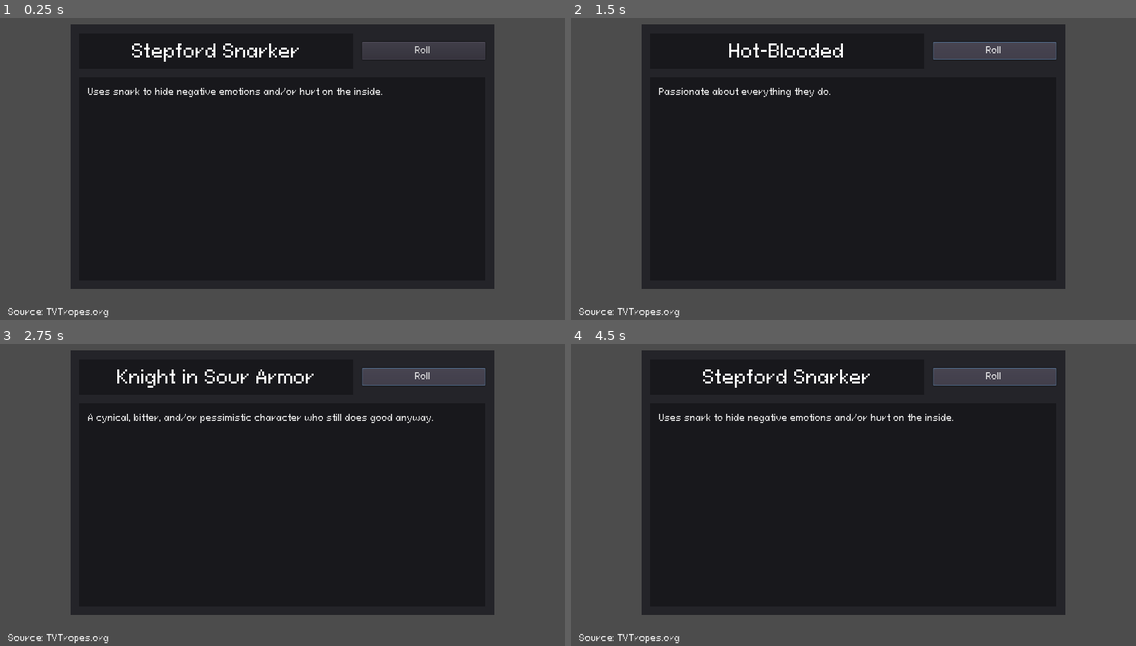
Above: before the commit, frames 1-4 (two rows, left to right).
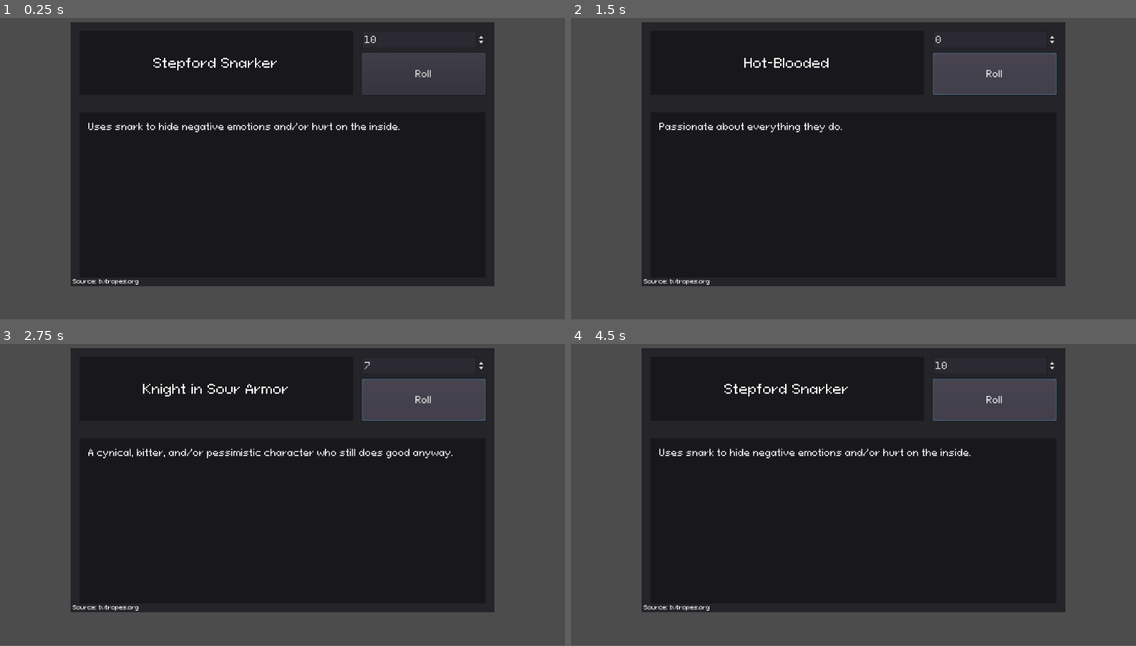
Above: after the commit, the same moments.

Repository: Toy-Sparker/trope_generator_thing
Game: Godot game, scene res://Scenes/SceneHandler.tscn
Same seed, same stepped clock (60 frames per second), same inputs: the game is played once before the commit and once after it.
Inputs:
- Up to frame 1 (0.25 s): no input
- Up to frame 2 (1.5 s): click "Roll" at 0.5 s; click "Roll" at 1.25 s
- Up to frame 3 (2.75 s): click "Roll" at 2 s
- Up to frame 4 (4.5 s): tap Enter at 2.75, 4.25 s; tap Space at 3.5 s
In our replay, the window is 800x469 before the commit and 800x468 after it. These sizes can differ from the game's own. Grey fills any space a smaller window leaves; there, only what the larger window draws over its background counts as a difference.

The runs differ from the first frame. In frame 1, 6.3% of the frame differs, in the area x 1-88%, y 1-100%; in frame 2, 6.2%; in frame 3, 6.9%; in frame 4, 6.7%.

Commit message:
Commit #5 (01/01/2023) - Fixed squashed and can't read problem
- On a phone, it was near impossible to read anything
- Added a spin box so that you can scroll through the tropes available

Diff:
--- a/Scenes/SceneHandler.tscn
+++ b/Scenes/SceneHandler.tscn
@@ -1,11 +1,17 @@
-[gd_scene load_steps=5 format=2]
+[gd_scene load_steps=6 format=2]
 
 [ext_resource path="res://StyleBoxFlat_Dark.tres" type="StyleBox" id=1]
 [ext_resource path="res://Scripts/TropeHandler.gd" type="Script" id=2]
 [ext_resource path="res://Fonts/PIXELOIDSANS.TTF" type="DynamicFontData" id=3]
 
 [sub_resource type="DynamicFont" id=1]
-size = 32
+size = 24
+outline_size = 1
+outline_color = Color( 0, 0, 0, 1 )
+font_data = ExtResource( 3 )
+
+[sub_resource type="DynamicFont" id=2]
+size = 11
 font_data = ExtResource( 3 )
 
 [node name="SceneHandler" type="Node2D"]
@@ -13,51 +19,66 @@
 [node name="TropeHandler" type="Node2D" parent="."]
 script = ExtResource( 2 )
 
-[node name="UI" type="Control" parent="TropeHandler"]
-margin_right = 1024.0
-margin_bottom = 600.0
+[node name="UI" type="CanvasLayer" parent="TropeHandler"]
 
 [node name="BasePanel" type="Panel" parent="TropeHandler/UI"]
-anchor_right = 1.0
-anchor_bottom = 1.0
-margin_left = 128.0
-margin_top = 64.0
-margin_right = -128.0
-margin_bottom = -56.0
+anchor_left = 0.125
+anchor_top = 0.1
+anchor_right = 0.875
+anchor_bottom = 0.9
+margin_right = -6.10352e-05
 
 [node name="Button" type="Button" parent="TropeHandler/UI/BasePanel"]
-margin_left = 528.0
-margin_top = 32.0
-margin_right = 752.0
-margin_bottom = 64.0
+anchor_left = 0.687
+anchor_top = 0.117
+anchor_right = 0.979
+anchor_bottom = 0.275
+margin_left = 0.383972
+margin_top = -0.160004
+margin_right = 0.127991
 text = "Roll"
 
+[node name="SpinBox" type="SpinBox" parent="TropeHandler/UI/BasePanel"]
+anchor_left = 0.687
+anchor_top = 0.033
+anchor_right = 0.979
+anchor_bottom = 0.1
+margin_left = 0.383972
+margin_top = 0.16
+margin_right = 0.127991
+rounded = true
+
 [node name="TropeTitlePanel" type="Panel" parent="TropeHandler/UI/BasePanel"]
-anchor_right = 1.0
-anchor_bottom = 1.0
-margin_left = 16.0
-margin_top = 16.0
-margin_right = -256.0
-margin_bottom = -400.0
+anchor_left = 0.021
+anchor_top = 0.033
+anchor_right = 0.667
+anchor_bottom = 0.275
+margin_left = -0.128002
+margin_top = 0.16
+margin_right = -0.256042
 custom_styles/panel = ExtResource( 1 )
 
 [node name="TropeLabel" type="Label" parent="TropeHandler/UI/BasePanel/TropeTitlePanel"]
-anchor_right = 1.0
+anchor_left = 0.032
+anchor_right = 0.968
 anchor_bottom = 1.0
-margin_left = 16.0
-margin_right = -16.0
+margin_left = 0.127999
+margin_right = -0.128021
 custom_fonts/font = SubResource( 1 )
 text = "Trope"
 align = 1
 valign = 1
+autowrap = true
 
 [node name="TropeDescPanel" type="Panel" parent="TropeHandler/UI/BasePanel"]
-anchor_right = 1.0
-anchor_bottom = 1.0
-margin_left = 16.0
-margin_top = 96.0
-margin_right = -16.0
-margin_bottom = -16.0
+anchor_left = 0.021
+anchor_top = 0.342
+anchor_right = 0.979
+anchor_bottom = 0.967
+margin_left = -0.128002
+margin_top = -0.160004
+margin_right = 0.127991
+margin_bottom = -0.160034
 custom_styles/panel = ExtResource( 1 )
 
 [node name="TropeDescLabel" type="Label" parent="TropeHandler/UI/BasePanel/TropeDescPanel"]
@@ -70,11 +91,16 @@
 text = "Trope Description"
 autowrap = true
 
-[node name="SourceLabel" type="Label" parent="TropeHandler/UI"]
-margin_left = 16.0
-margin_top = 576.0
-margin_right = 384.0
-margin_bottom = 596.0
-text = "Source: TVTropes.org"
+[node name="SourceLabel" type="Label" parent="TropeHandler/UI/BasePanel"]
+anchor_left = 0.005
+anchor_top = 0.967
+anchor_right = 0.161
+anchor_bottom = 1.0
+margin_left = 0.16
+margin_top = -0.160034
+margin_right = 0.35199
+custom_fonts/font = SubResource( 2 )
+text = "Source: tvtropes.org"
 
 [connection signal="pressed" from="TropeHandler/UI/BasePanel/Button" to="TropeHandler" method="_on_Button_pressed"]
+[connection signal="value_changed" from="TropeHandler/UI/BasePanel/SpinBox" to="TropeHandler" method="_on_SpinBox_value_changed"]
--- a/Scripts/TropeHandler.gd
+++ b/Scripts/TropeHandler.gd
@@ -2,25 +2,36 @@
 
 onready var TropeLabel = $UI/BasePanel/TropeTitlePanel/TropeLabel
 onready var TropeDescLabel = $UI/BasePanel/TropeDescPanel/TropeDescLabel
+onready var RollButton = $UI/BasePanel/Button
+onready var TropeBox = $UI/BasePanel/SpinBox
+var tropeDict = TropeLibrary.TropeDict
 var tropeNum = 0
 var randNumGen = RandomNumberGenerator.new()
 
 func _ready():
+	print(tropeDict.size())
+	TropeBox.max_value = tropeDict.size()-1
+
 	roll_trope()
-
-func _process(delta):
-	pass
 
 func _on_Button_pressed():
 	roll_trope()
 
 func roll_trope():
-	var getDict = TropeLibrary.TropeDict
-	var getNumber = randNumGen.randi_range(0, getDict.size()-1)
+	var getNumber = randNumGen.randi_range(0, tropeDict.size()-1)
 
 	while(getNumber == tropeNum):
-		getNumber = randNumGen.randi_range(0, getDict.size()-1)
+		getNumber = randNumGen.randi_range(0, tropeDict.size()-1)
 
 	tropeNum = getNumber
-	TropeLabel.text = getDict.keys()[tropeNum]
-	TropeDescLabel.text = getDict.values()[tropeNum]
+	TropeBox.value = tropeNum
+
+	# Commented out because I realized that the because the value of
+	# -- the trope box is being changed, it triggers the signal anyway.
+	#TropeLabel.text = tropeDict.keys()[tropeNum]
+	#TropeDescLabel.text = tropeDict.values()[tropeNum]
+
+func _on_SpinBox_value_changed(value):
+	tropeNum = value
+	TropeLabel.text = tropeDict.keys()[tropeNum]
+	TropeDescLabel.text = tropeDict.values()[tropeNum]
--- a/Scripts/TropeLibrary.gd
+++ b/Scripts/TropeLibrary.gd
@@ -7,24 +7,62 @@
 }
 
 var TropeDict : Dictionary = {
-	"Hot-Blooded": "Passionate about everything they do.",
-	"The Woobie": "Suffers a lot and needs a hug.",
-	"Deadpan Snarker": "Drily snarks regularly.",
-	"The Chosen One": "The one who is chosen to save the world according to a chooser or to a prophercy.",
-	"Apocalypse Maiden": "A person is chosen to bring end the world.",
-	"Anti-Hero": "A hero who does unheroic things and/or has a unheroic personality.",
-	"The Antichrist": "The chosen one but evil.",
-	"Knight in Sour Armor": "A cynical, bitter, and/or pessimistic character who still does good anyway.",
-	"The Snark Knight": "A world-weary character finds everyone worth snarking at, themselves included.",
-	"Stepford Smiler": "Happy on the outside. Depressed/empty/unstable on the inside.",
-	"Stepford Snarker": "Uses snark to hide negative emotions and/or hurt on the inside.",
-	"Shrinking Violet": "An insecure and very shy person.",
-	"Tranquil Fury": "Calm, but serious and violently angry.",
-	"Anti-Nihilist": "Believes that life may be meaningless, but we can give it our own meaning.",
-	"One Man Army": "One who has the strength of many.",
-	"Ax-Crazy": "Dangerously unhinged, unstable, and prone to random violence.",
-	"The Eeyore": "Perpetually depressed and pessimistic character.",
-	"Despair Event Horizon": "Point of losing all hope.",
-	"Byronic Hero": "A troubled, brooding, sometimes selfish outcast whose passions and strive towards a goal cause drama.",
+	"Hot-Blooded":
+		"Passionate about everything they do.",
+
+	"The Woobie":
+		"Suffers a lot and needs a hug.",
+
+	"Deadpan Snarker":
+		"Drily snarks regularly.",
+
+	"The Chosen One":
+		"The one who is chosen to save the world according to a chooser or to a prophercy.",
+
+	"Apocalypse Maiden":
+		"A person is chosen to bring end the world.",
+
+	"Anti-Hero":
+		"A hero who does unheroic things and/or has a unheroic personality.",
+
+	"The Antichrist":
+		"The chosen one but evil.",
+
+	"Knight in Sour Armor":
+		"A cynical, bitter, and/or pessimistic character who still does good anyway.",
+
+	"The Snark Knight":
+		"A world-weary character finds everyone worth snarking at, themselves included.",
+
+	"Stepford Smiler":
+		"Happy on the outside. Depressed/empty/unstable on the inside.",
+
+	"Stepford Snarker":
+		"Uses snark to hide negative emotions and/or hurt on the inside.",
+
+	"Shrinking Violet":
+		"An insecure and very shy person.",
+
+	"Tranquil Fury":
+		"Calm, but serious and violently angry.",
+
+	"Anti-Nihilist":
+		"Believes that life may be meaningless, but we can give it our own meaning.",
+
+	"One Man Army":
+		"One who has the strength of many.",
+
+	"Ax-Crazy":
+		"Dangerously unhinged, unstable, and prone to random violence.",
+
+	"The Eeyore":
+		"Perpetually depressed and pessimistic character.",
+
+	"Despair Event Horizon":
+		"Point of losing all hope.",
+
+	"Byronic Hero":
+		"A troubled, brooding, sometimes selfish outcast whose passions and strive towards a goal cause drama.",
+
 	"Sanity Slippage": "Becomes increasingly insane throughout the story."
 }
--- a/project.godot
+++ b/project.godot
@@ -18,10 +18,6 @@
 
 TropeLibrary="*res://Scripts/TropeLibrary.gd"
 
-[display]
-
-window/stretch/mode="2d"
-
 [gui]
 
 common/drop_mouse_on_gui_input_disabled=true
Not shown, added: TO-DO.txt
Not shown, changed: index.html
Not shown, changed: trope_gen_test.pck
Not shown, changed: trope_gen_test.service.worker.js
